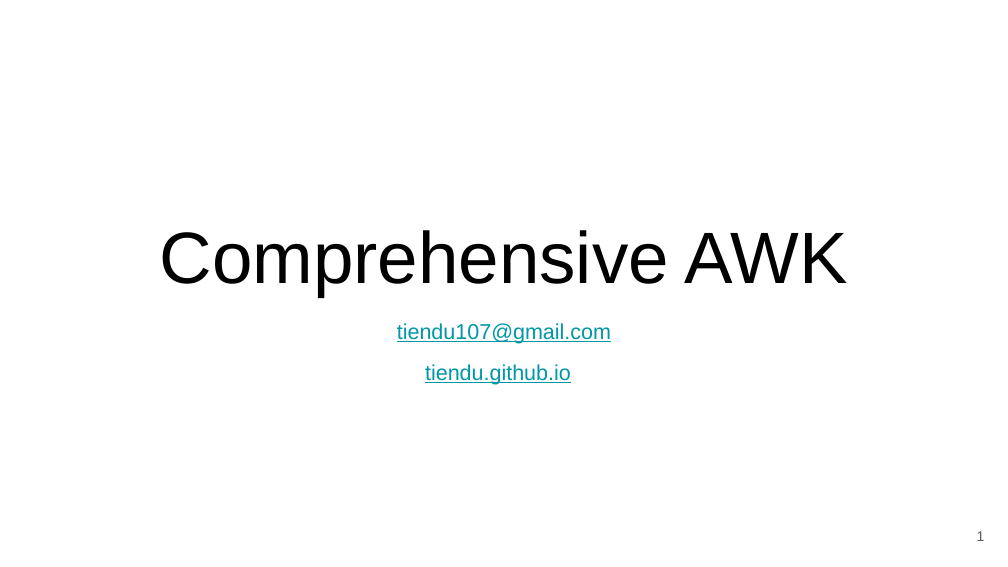
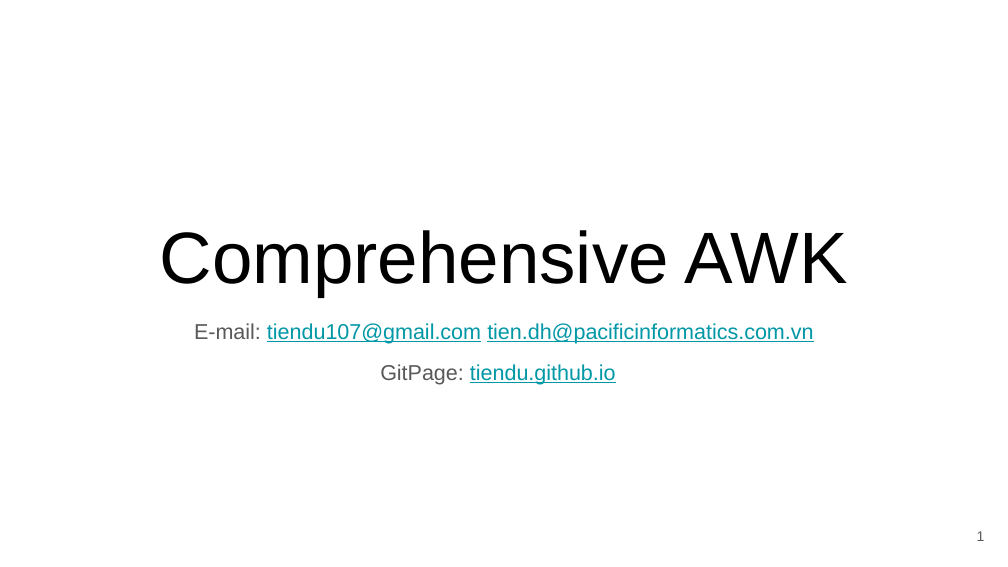
Before and after one commit to luuloi/AppliedBioinformatics2023, a slide deck: slide 1 of Lecture1/Slide/Comprehensive_AWK.pptx. Drawn at 1008x567 pixels with LibreOffice and Linux fonts; fonts in the diff are those of the drawing. Boxes give left, top, right and bottom in pixels: in the first picture for what was removed or moved away, otherwise in the second. Text is boxed around its words. In the diff, an @@ line names an element or a change of style, - is before the commit and + after.

```diff
--- a/Lecture1/Slide/Comprehensive_AWK.pptx
+++ b/Lecture1/Slide/Comprehensive_AWK.pptx
@@ subtitle at <box>194,323,813,385</box>: text changed @@
-tiendu107@gmail.com
-tiendu.github.io
+E-mail: tiendu107@gmail.com tien.dh@pacificinformatics.com.vn
+GitPage: tiendu.github.io
```
Also in this commit, not shown: 7 other slides changed.
